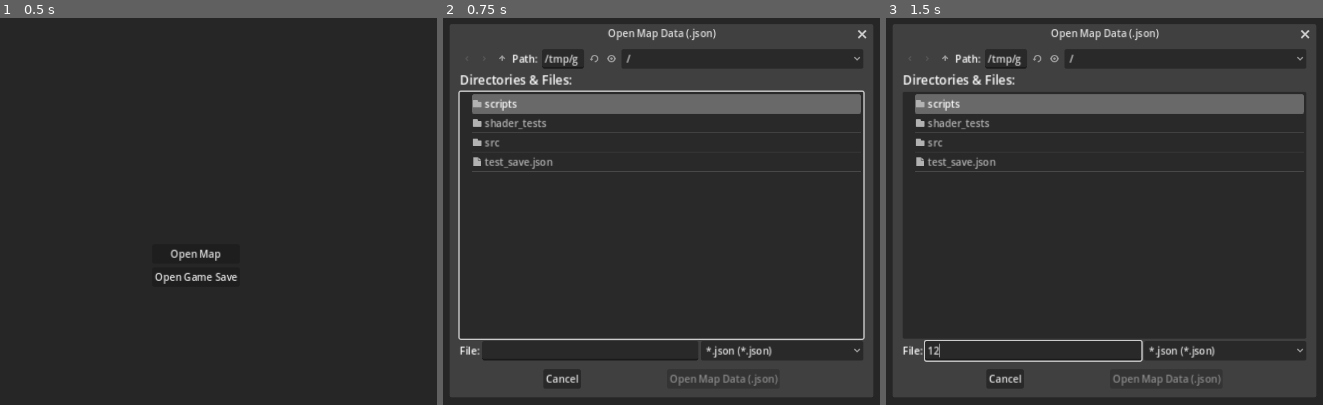
Above: before the commit, frames 1-3 (left to right).
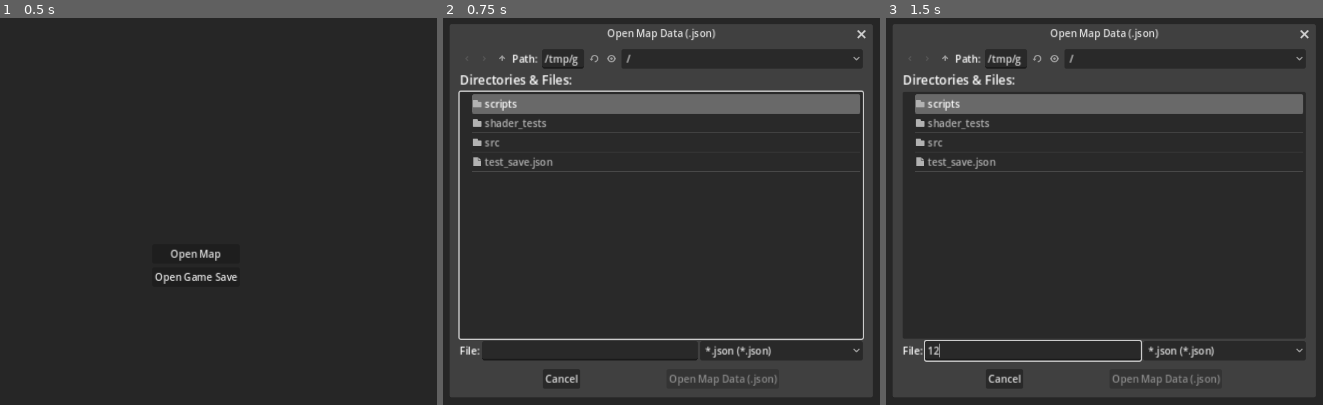
Above: after the commit, the same moments.

Repository: elecarno/se-mapper
Game: Godot game, scene res://map.tscn
Two runs of this game, one before a commit and one after it. Both use one fixed random seed, a clock stepped at 60 frames per second and the inputs below.
Inputs (mouse positions are in pixels of both pictures, inside the frame that each line leads up to):
- Up to frame 1 (0.5 s): no input
- Up to frame 2 (0.75 s): click "Open Map" at 0.5 s
- Up to frame 3 (1.5 s): click (1034, 350) at 1.27 s; type "12" at 1.35 s

Frame 1 is identical in both runs. In frame 2, 0.9% of the frame differs, in the area x 23-98%, y 2-96%; in frame 3, 0.7%.

Commit message:
json save loading

Diff:
--- a/scripts/interface/data_manager.gd
+++ b/scripts/interface/data_manager.gd
@@ -2,14 +2,27 @@
 extends Control
 
 @onready var xml_parser: xml_parser = get_node("xml_parser")
+#@onready var error_label: Label = get_parent().get_node("file_manager/error")
+var json = JSON.new()
 
-func save_mapdata(path):
+func save_mapdata(path: String):
 	var data: Dictionary = {"planets": gpsdata.planets, "stations": gpsdata.stations, "asteroids": gpsdata.asteroids}
-	var json = JSON.new()
 	var file = FileAccess.open(path, FileAccess.WRITE)
 	file.store_string(json.stringify(data))
 	file.close()
 	file = null
+
+func load_mapdata(path: String):
+	var file = FileAccess.open(path, FileAccess.READ)
+	var data: Dictionary = json.parse_string(file.get_as_text())
+	for i in data:
+		for j in range(0, data[i].size()):
+			data[i][j][1] = string_to_vector3(data[i][j][1])
+	print(data)
+	gpsdata.planets = data["planets"]
+	gpsdata.stations = data["stations"]
+	#gpsdata.asteroids = data["asteroids"]
+	init_world()
 
 func load_gamesave(path: String):
 	gpsdata.planets = xml_parser.xml_get_planets(path)
@@ -18,7 +31,20 @@
 	print(gpsdata.planets)
 	print(gpsdata.stations)
 	#print(gpsdata.asteroids)
-	if gpsdata.planets != []:
-		get_parent().get_node("/root/map").init_world()
-		get_parent().get_node("/root/map/canvas_layer/bg").visible = false
-		get_parent().get_node("/root/map/canvas_layer/file_manager").visible = false
+	init_world()
+
+func init_world():
+	get_parent().get_node("/root/map").spawn_world_objects()
+	get_parent().get_node("/root/map/canvas_layer/bg").visible = false
+	get_parent().get_node("/root/map/canvas_layer/file_manager").visible = false
+
+func string_to_vector3(string: String) -> Vector3:
+	if string:
+		var new_string: String = string
+		new_string = new_string.erase(0, 1)
+		new_string = new_string.erase(new_string.length() - 1, 1)
+		var array: Array = new_string.split(", ")
+
+		return Vector3(int(array[0]), int(array[1]), int(array[2]))
+
+	return Vector3.ZERO
--- a/scripts/interface/file_manager.gd
+++ b/scripts/interface/file_manager.gd
@@ -35,7 +35,7 @@
 			if path.contains(".sbs"): data_manager.load_gamesave(path)
 			else: display_load_error("file is not a .sbs")
 		"mapdata_open":
-			if path.contains(".json"): data_manager.load_gamesave(path) # replace with json loader
+			if path.contains(".json"): data_manager.load_mapdata(path) # replace with json loader
 			else: display_load_error("file is not a .json")
 		"mapdata_save":
 			data_manager.save_mapdata(path)
--- a/scripts/map.gd
+++ b/scripts/map.gd
@@ -11,7 +11,7 @@
 @onready var stations_holder = get_node("stations")
 @onready var asteroids_holder = get_node("asteroids")
 
-func init_world():
+func spawn_world_objects():
 	get_node("camera_controller").world_loaded = true
 	get_node("camera_controller/lines").world_loaded = true
 
